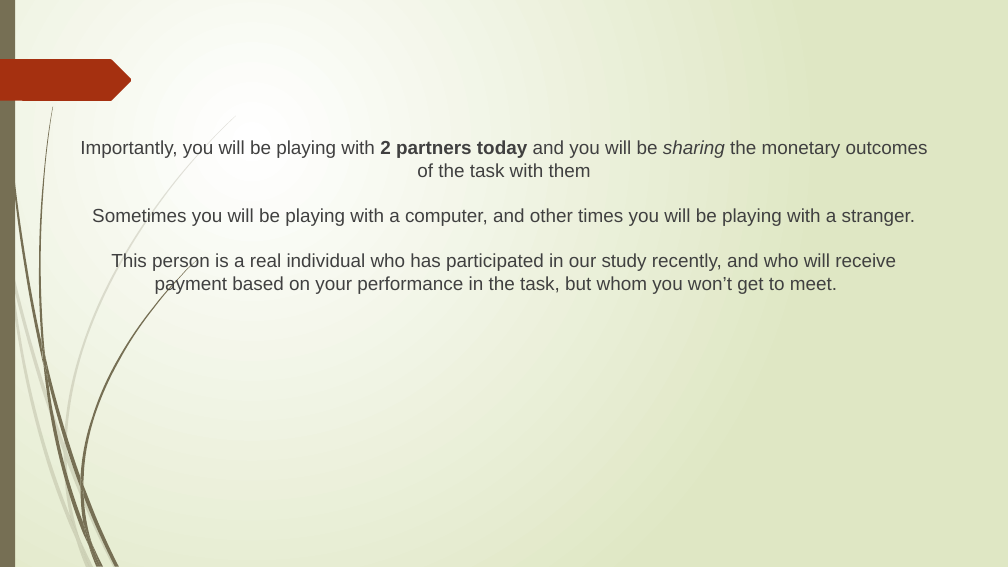
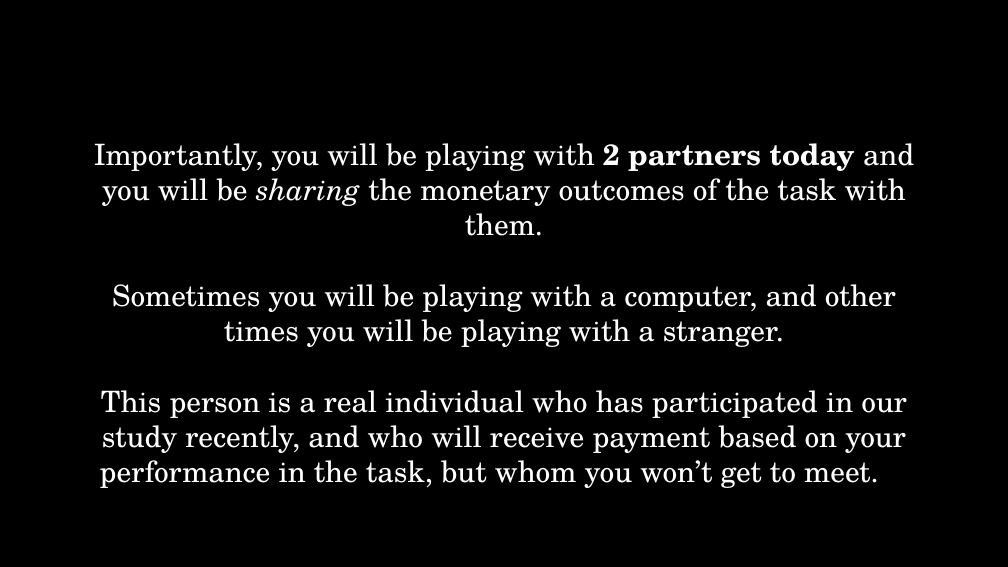
Before and after one commit to DVS-Lab/rf1-sequence-pilot, a slide deck: slide 4 of stimuli/Instructions.pptx. Drawn at 1008x567 pixels with LibreOffice and Linux fonts; fonts in the diff are those of the drawing. Boxes give left, top, right and bottom in pixels: in the first picture for what was removed or moved away, otherwise in the second. Text is boxed around its words. In the diff, an @@ line names an element or a change of style, - is before the commit and + after.

Commit message:
instructions typo fix

```diff
--- a/stimuli/Instructions.pptx
+++ b/stimuli/Instructions.pptx
@@ background gradient #FFFFFF to #DFE8C4 to #000000 @@
@@ rectangle removed at [0,0,15,567] @@
@@ freeform shape removed at [0,59,132,101] @@
@@ text at [94,143,914,236]: text changed; size 18 to 28 pt; font Arial to TeX Gyre Schola; text colour #404040 to #FFFFFF @@
-Importantly, you will be playing with 2 partners today and you will be sharing the monetary outcomes of the task with them
+Importantly, you will be playing with 2 partners today and you will be sharing the monetary outcomes of the task with them.
@@ text at [100,284,907,488]: size 18 to 28 pt, font Arial to TeX Gyre Schola, text colour #404040 to #FFFFFF in "Sometimes you will be playing with a ...", "This person is a real individual who ..." @@
@@ group removed at [0,116,236,567]: 10 freeform shapes @@
@@ group removed at [2,0,197,567]: 12 freeform shapes @@
```
Also in this commit, not shown: 10 other slides changed.
